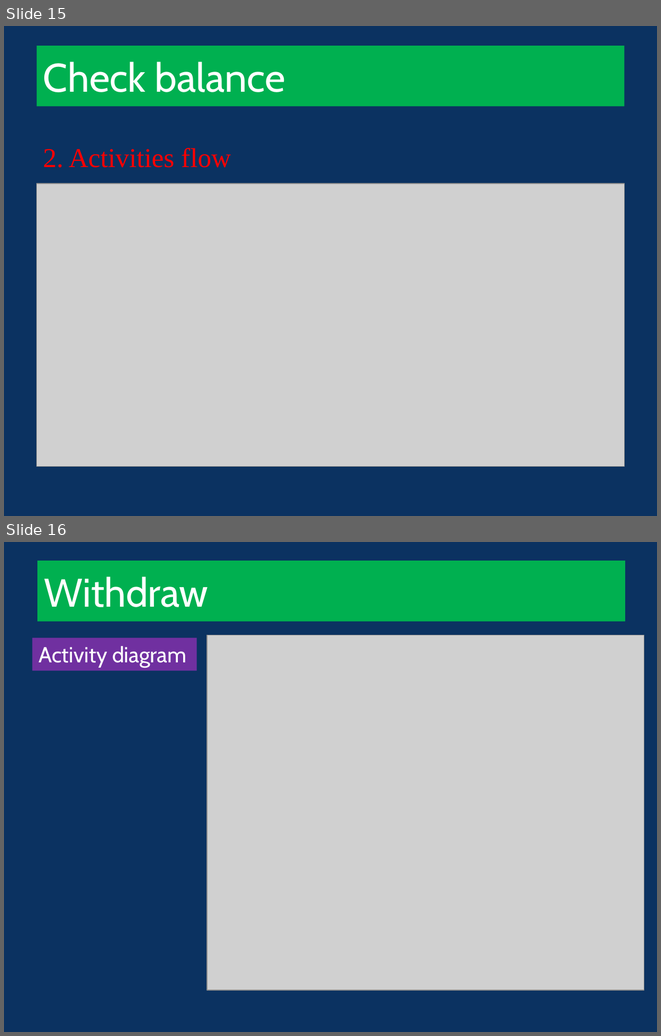
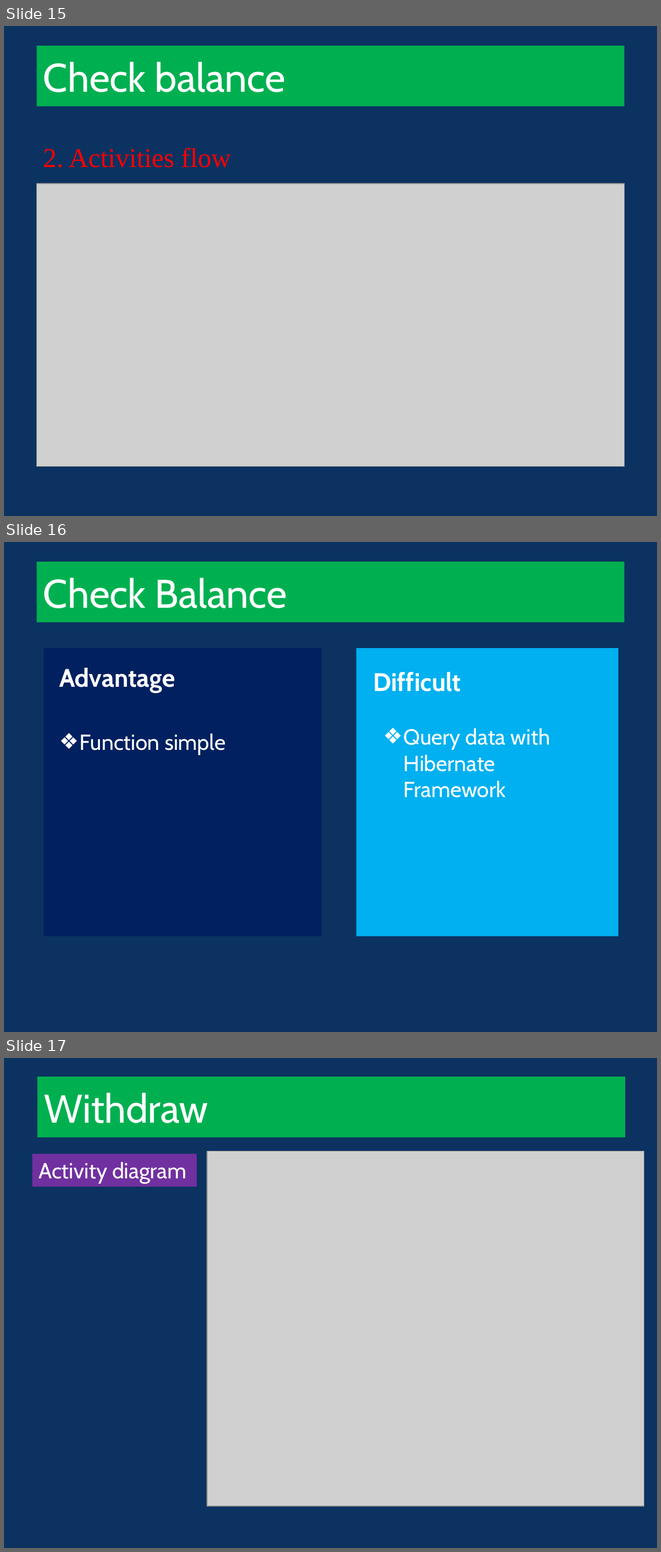
Before and after one commit to heartsmile/ATM_HMPQ, a slide deck: doc/ATM slide.pptx. Shown one above the other, each under a label of ours: slides 15 and 16 before the commit, slides 15, 16 and 17 after it. The pictures are 661x1036 and 661x1552 pixels, drawn with LibreOffice and Linux fonts; fonts in the diff are those of the drawing; grey boxes stand for pictures; background and template pictures are left out. Boxes give left, top, right and bottom in pixels: in the first picture for what was removed or moved away, otherwise in the second. Text is boxed around its words. In the diff, an @@ line names an element or a change of style, - is before the commit and + after.

```diff
--- a/doc/ATM slide.pptx
+++ b/doc/ATM slide.pptx
@@ slide 16 added at bbox=[4, 542, 657, 1032], background #0B3261 @@
@@ title added at bbox=[37, 562, 624, 623], fill #00B050, 44 pt, text #FFFFFF @@
+Check Balance
@@ rectangle added at bbox=[44, 648, 321, 936], fill #002060 @@
@@ rectangle added at bbox=[356, 648, 618, 936], fill #00B0F0 @@
@@ text added at bbox=[59, 668, 175, 693], 28 pt, text #FFFFFF, bold @@
+Advantage
@@ text added at bbox=[373, 672, 461, 691], 28 pt, text #FFFFFF, bold @@
+Difficult
@@ text added at bbox=[404, 728, 550, 797], 24 pt, text #FFFFFF @@
+❖ Query data with Hibernate Framework
@@ text added at bbox=[80, 733, 226, 755], 24 pt, text #FFFFFF @@
+❖ Function simple
@@ what was slide 16 is now slide 17 @@
```
Also in this commit, not shown: 1 slide changed, 1 other file.
